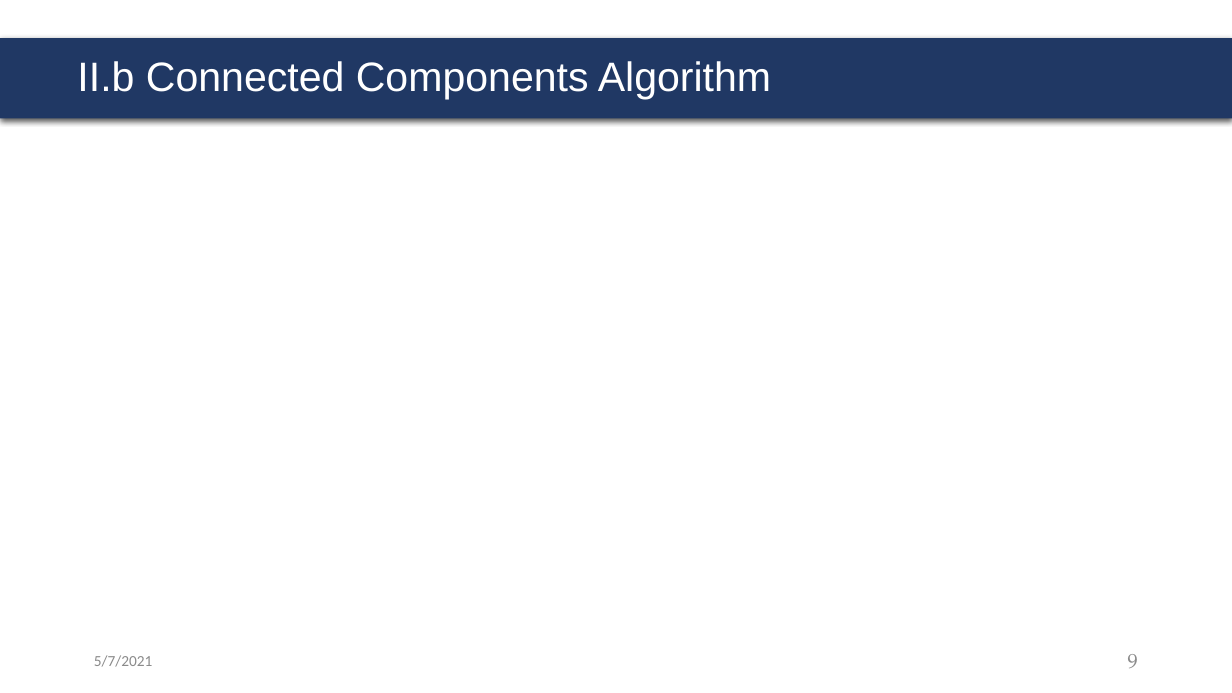
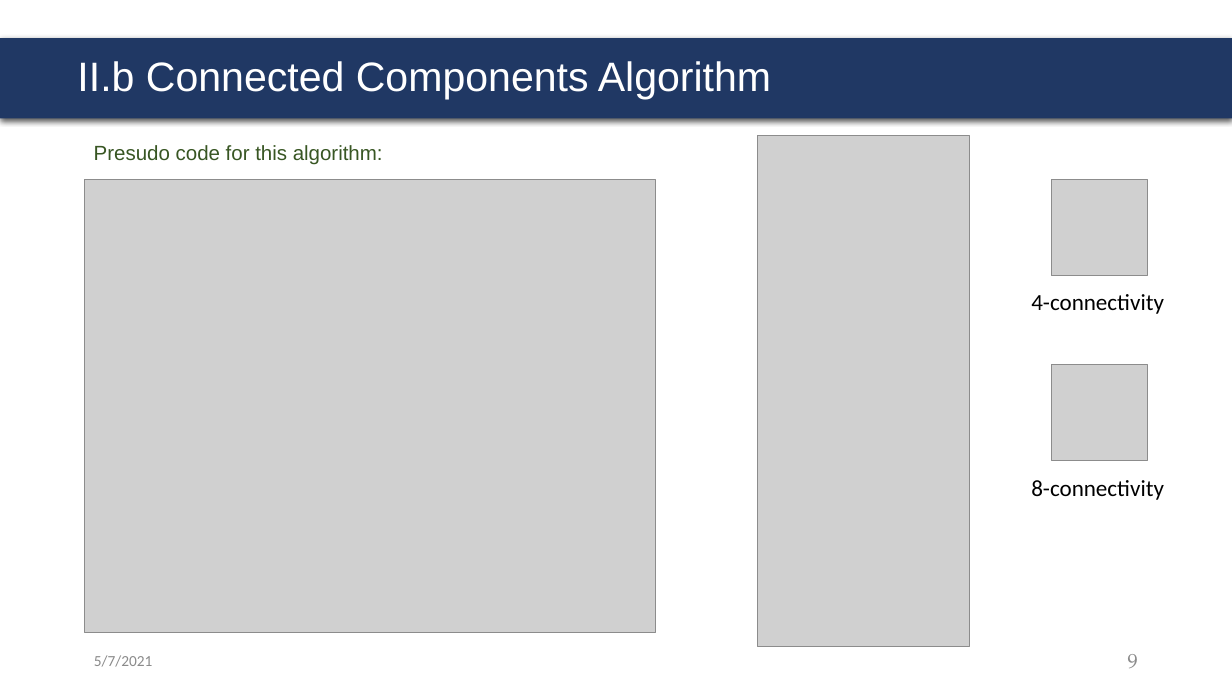
Before and after one commit to Thai-VuDuc169/DenoisingImage, a slide deck: slide 9 of PracticePythonCode/WeeklyPractice_Thai_v1.pptx. Drawn at 1232x693 pixels with LibreOffice and Linux fonts; fonts in the diff are those of the drawing; grey boxes stand for pictures. Boxes give left, top, right and bottom in pixels: in the first picture for what was removed or moved away, otherwise in the second. Text is boxed around its words. In the diff, an @@ line names an element or a change of style, - is before the commit and + after.

```diff
--- a/PracticePythonCode/WeeklyPractice_Thai_v1.pptx
+++ b/PracticePythonCode/WeeklyPractice_Thai_v1.pptx
@@ text added at (x1=94, y1=145, x2=383, y2=165), 16 pt, text #385723 @@
+Presudo code for this algorithm:
@@ picture added at (x1=758, y1=135, x2=970, y2=646) @@
@@ picture added at (x1=85, y1=179, x2=656, y2=632) @@
@@ picture added at (x1=1052, y1=179, x2=1148, y2=275) @@
@@ text added at (x1=1031, y1=294, x2=1164, y2=314), 18 pt, text #000000 @@
+4-connectivity
@@ picture added at (x1=1052, y1=364, x2=1148, y2=460) @@
@@ text added at (x1=1031, y1=480, x2=1164, y2=500), 18 pt, text #000000 @@
+8-connectivity
```
Also in this commit, not shown: 7 other slides changed, 5 other files.
